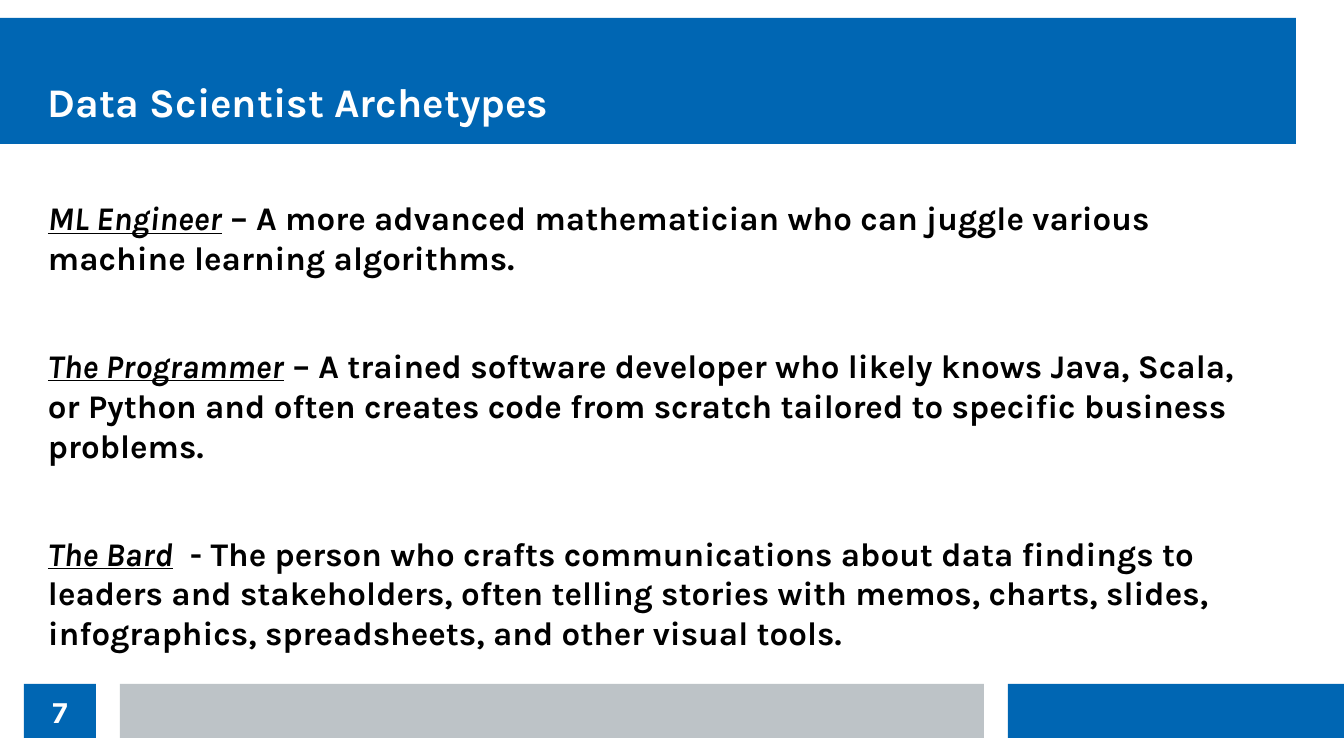
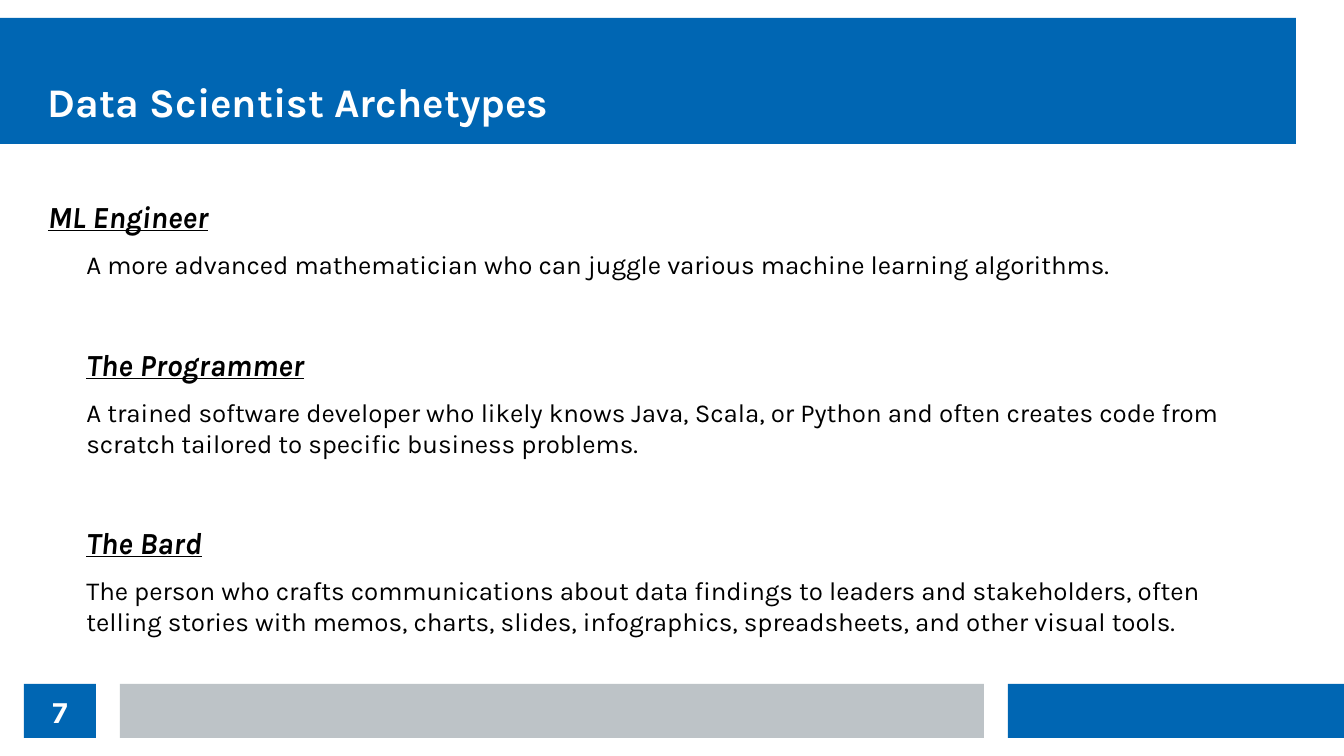
Before and after one commit to thomasnield/kotlin_data_science_talk_ChicagoJUG, a slide deck: slide 7 of kotlin_data_science_talk_chijug_slides.odp. Drawn at 1344x756 pixels with LibreOffice and Linux fonts; fonts in the diff are those of the drawing. Boxes give left, top, right and bottom in pixels: in the first picture for what was removed or moved away, otherwise in the second. Text is boxed around its words. In the diff, an @@ line names an element or a change of style, - is before the commit and + after.

Commit message:
tweaks

```diff
--- a/kotlin_data_science_talk_chijug_slides.odp
+++ b/kotlin_data_science_talk_chijug_slides.odp
@@ text at (48, 206, 1218, 638): text changed; size 19.5 to 15.3 pt; bold off @@
-ML Engineer – A more advanced mathematician who can juggle various machine learning algorithms.
-The Programmer – A trained software developer who likely knows Java, Scala, or Python and often creates code from scratch tailored to specific business problems.
-The Bard - The person who crafts communications about data findings to leaders and stakeholders, often telling stories with memos, charts, slides, infographics, spreadsheets, and other visual tools.
+ML Engineer
+  A more advanced mathematician who can juggle various machine learning algorithms.
+The Programmer
+  A trained software developer who likely knows Java, Scala, or Python and often creates code from scratch tailored to specific business problems.
+The Bard
+  The person who crafts communications about data findings to leaders and stakeholders, often telling stories with memos, charts, slides, infographics, spreadsheets, and other visual tools.
```
Also in this commit, not shown: 6 other slides changed.
